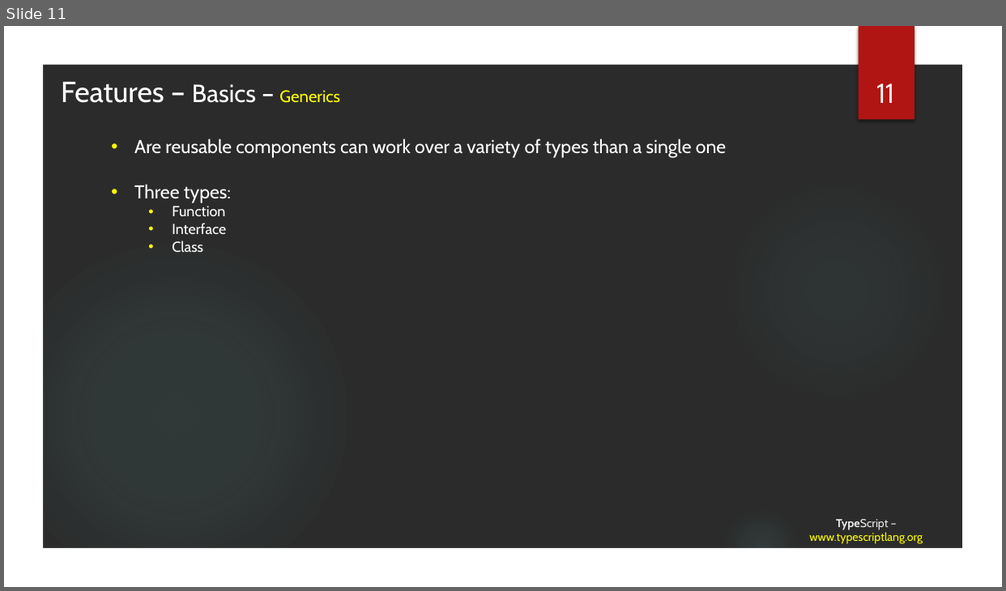
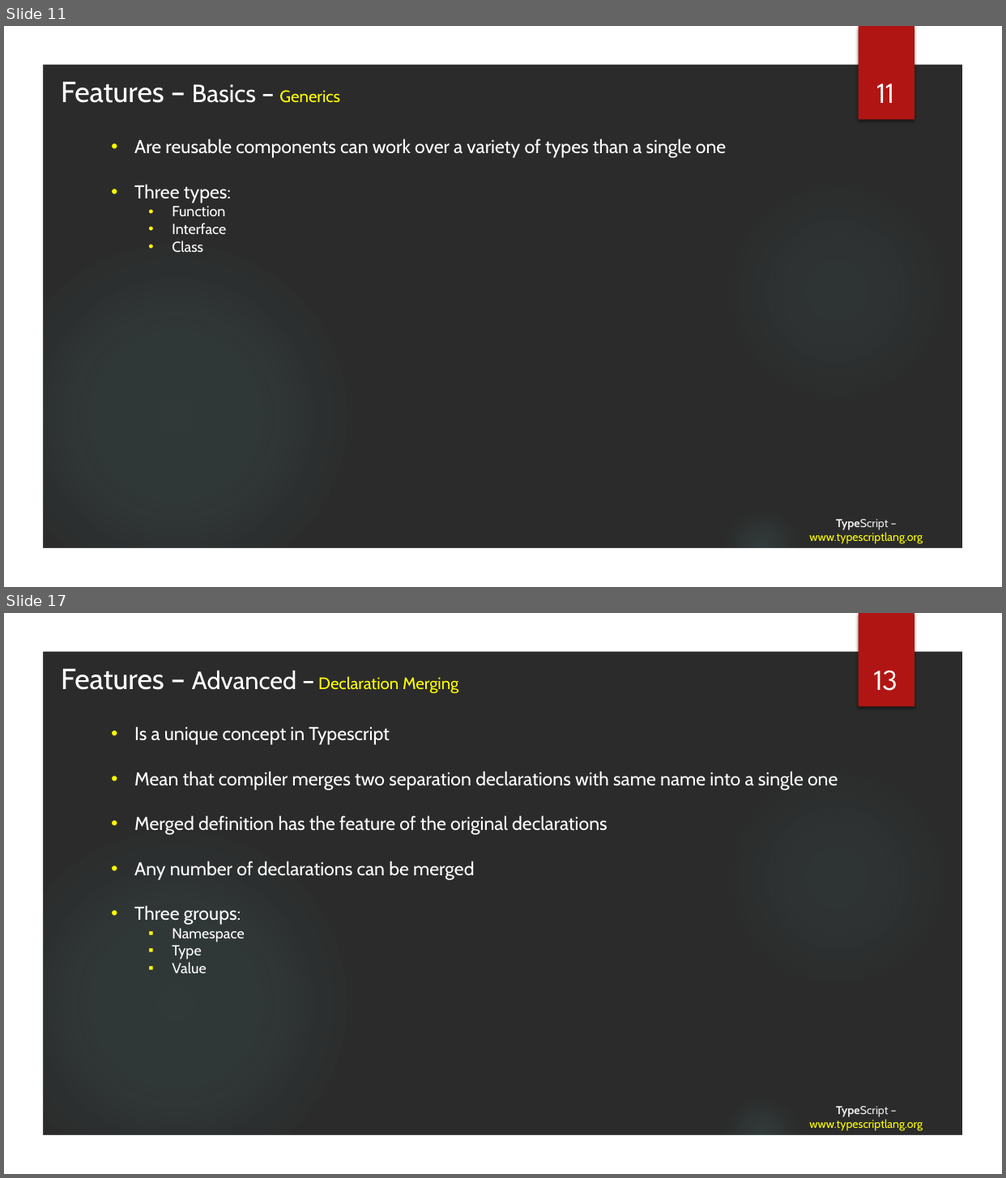
Before and after one commit to tainhx/SSFE, a slide deck: TypeScript.pptx. Shown one above the other, each under a label of ours: slide 11 before the commit, slides 11 and 17 after it; the slides between them are not shown. The pictures are 1006x591 and 1006x1178 pixels, drawn with LibreOffice and Linux fonts; fonts in the diff are those of the drawing; background and template pictures are left out; a plain dark background stands for a picture behind light text. Boxes give left, top, right and bottom in pixels: in the first picture for what was removed or moved away, otherwise in the second. Text is boxed around its words. In the diff, an @@ line names an element or a change of style, - is before the commit and + after.

```diff
--- a/TypeScript.pptx
+++ b/TypeScript.pptx
@@ slide 17 added at (x1=4, y1=613, x2=1002, y2=1174), background picture (left out); not listed: 5 template elements that a slide beside it also shows @@
@@ text added at (x1=61, y1=669, x2=458, y2=693), 16 pt, text #FFFFFF @@
+Features – Advanced – Declaration Merging
@@ text added at (x1=874, y1=671, x2=897, y2=691), 28 pt, text #FFFFFF @@
+13
@@ text added at (x1=134, y1=727, x2=837, y2=973), 18 pt, text #FFFFFF @@
+• Is a unique concept in Typescript
+• Mean that compiler merges two separation declarations with same name into a single one
+• Merged definition has the feature of the original declarations
+• Any number of declarations can be merged
+• Three groups:
+  ▪ Namespace
+  ▪ Type
+  ▪ Value
@@ title added at (x1=809, y1=1106, x2=923, y2=1131), 11 pt, text #FFFF00 @@
+TypeScript – www.typescriptlang.org
```
Also in this commit, not shown: 5 slides changed, 11 other slides added, 17 other files.
